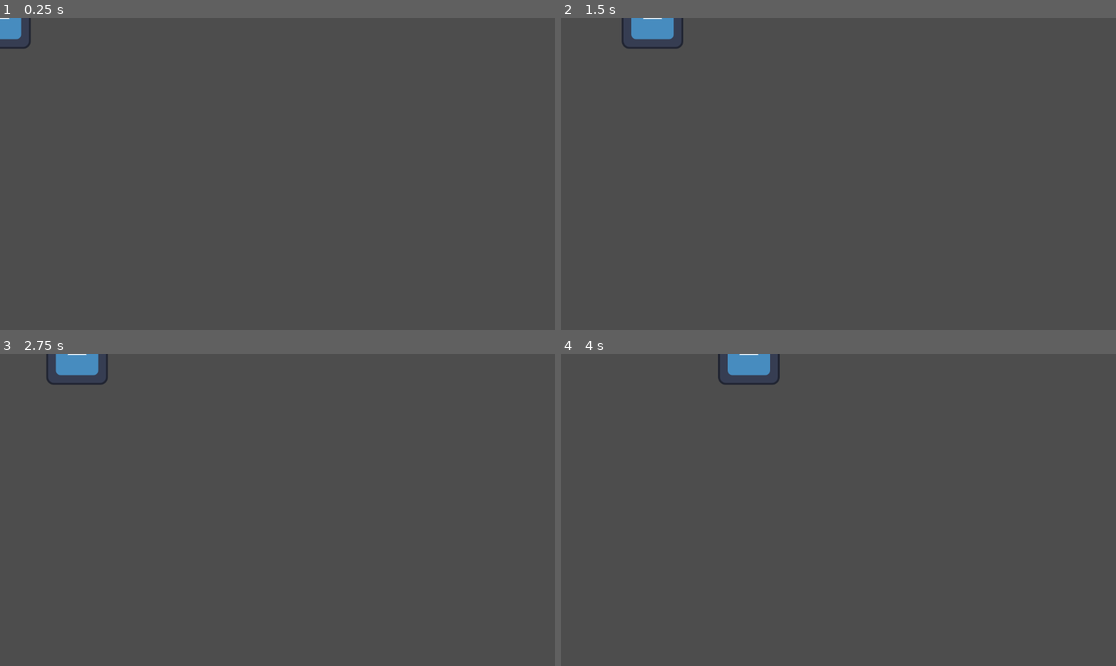
Above: before the commit, frames 1-4 (two rows, left to right).
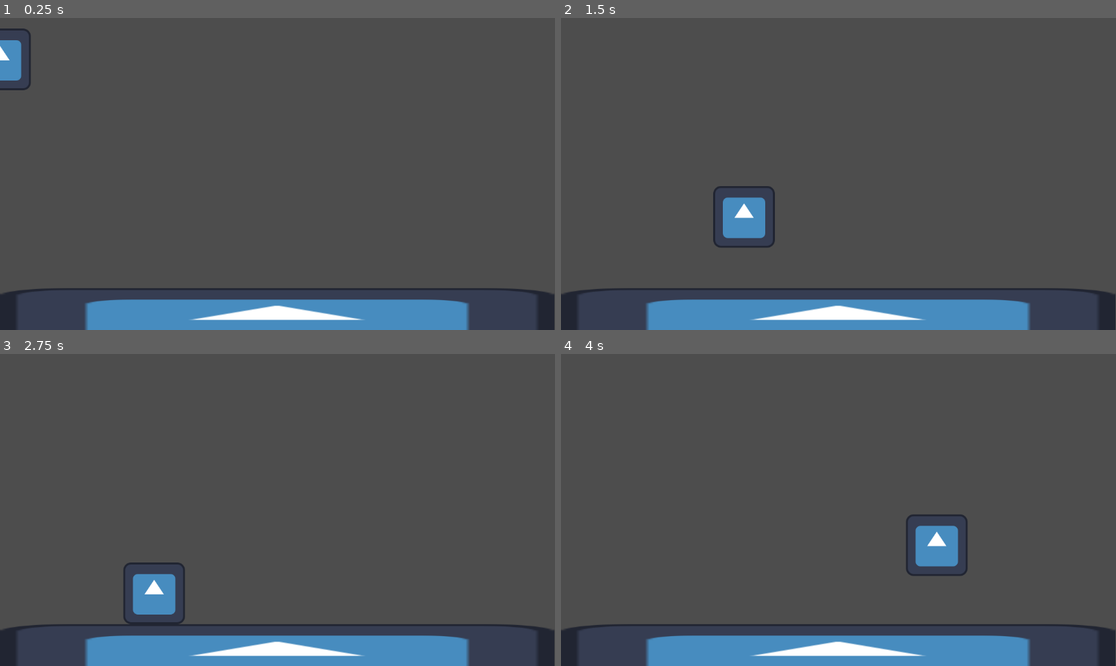
Above: after the commit, the same moments.

Repository: briel0/fog-gamejam-maio
Game: Godot game, scene res://scenes/main.tscn
Same seed, same stepped clock (60 frames per second), same inputs: the game is played once before the commit and once after it. The engine's default icon, where the game draws it, is replaced by a stand-in: a white triangle on a blue panel in a dark square.
Inputs:
- Up to frame 1 (0.25 s): no input
- Up to frame 2 (1.5 s): hold Right (right) from 0.53 s (still down); tap Space (jump) at 0.6, 0.77, 1.07, 1.35 s
- Up to frame 3 (2.75 s): tap Space (jump) at 1.52, 1.82, 2.1 s; release Right (right) at 2.03 s; hold Left (left) from 2.03 s (still down)
- Up to frame 4 (4 s): release Left (left) at 2.78 s; hold Right (right) from 2.78 s (still down); tap Space (jump) at 2.85, 3.02, 3.32, 3.6, 3.77 s

The runs differ from the first frame. In frame 1, 9.1% of the frame differs, in the area x 0-100%, y 0-100%; in frame 2, 10%; in frame 3, 10%; in frame 4, 10%.

Commit message:
feat: add gravity and jump

Diff:
--- a/project.godot
+++ b/project.godot
@@ -38,6 +38,7 @@
 [physics]
 
 3d/physics_engine="Jolt Physics"
+2d/default_gravity=2940.0
 
 [rendering]
 
--- a/scenes/main.tscn
+++ b/scenes/main.tscn
@@ -1,7 +1,21 @@
 [gd_scene format=3 uid="uid://bglqim6dh5pq4"]
 
 [ext_resource type="PackedScene" uid="uid://bp7gyn3h53c4a" path="res://prefabs/character.tscn" id="1_o5qli"]
+[ext_resource type="Texture2D" uid="uid://bwlis81viho2p" path="res://icon.svg" id="2_0wfyh"]
+
+[sub_resource type="RectangleShape2D" id="RectangleShape2D_sugp2"]
+size = Vector2(128, 128)
 
 [node name="Main" type="Node2D" unique_id=176912923]
 
 [node name="Character" parent="." unique_id=1913132122 instance=ExtResource("1_o5qli")]
+
+[node name="Floor" type="StaticBody2D" parent="." unique_id=209594217]
+position = Vector2(575, 625)
+scale = Vector2(9, 1)
+
+[node name="Sprite2D" type="Sprite2D" parent="Floor" unique_id=1423249206]
+texture = ExtResource("2_0wfyh")
+
+[node name="CollisionShape2D" type="CollisionShape2D" parent="Floor" unique_id=1133092974]
+shape = SubResource("RectangleShape2D_sugp2")
--- a/scripts/character.gd
+++ b/scripts/character.gd
@@ -1,11 +1,18 @@
 extends CharacterBody2D
 
-@export var speed: float = 200.0
+const JUMP_VELOCITY = -800.0
+@export var speed: float = 400.0
 
 func _ready() -> void:
 	pass
 
 func _physics_process(delta: float) -> void:
+	if not is_on_floor():
+		self.velocity += get_gravity() * delta
+	else:
+		if Input.is_action_just_pressed("jump"):
+			self.velocity.y = JUMP_VELOCITY
+
 	var direction := Input.get_axis("left", "right")
 	if direction:
 		self.velocity.x = direction * speed
